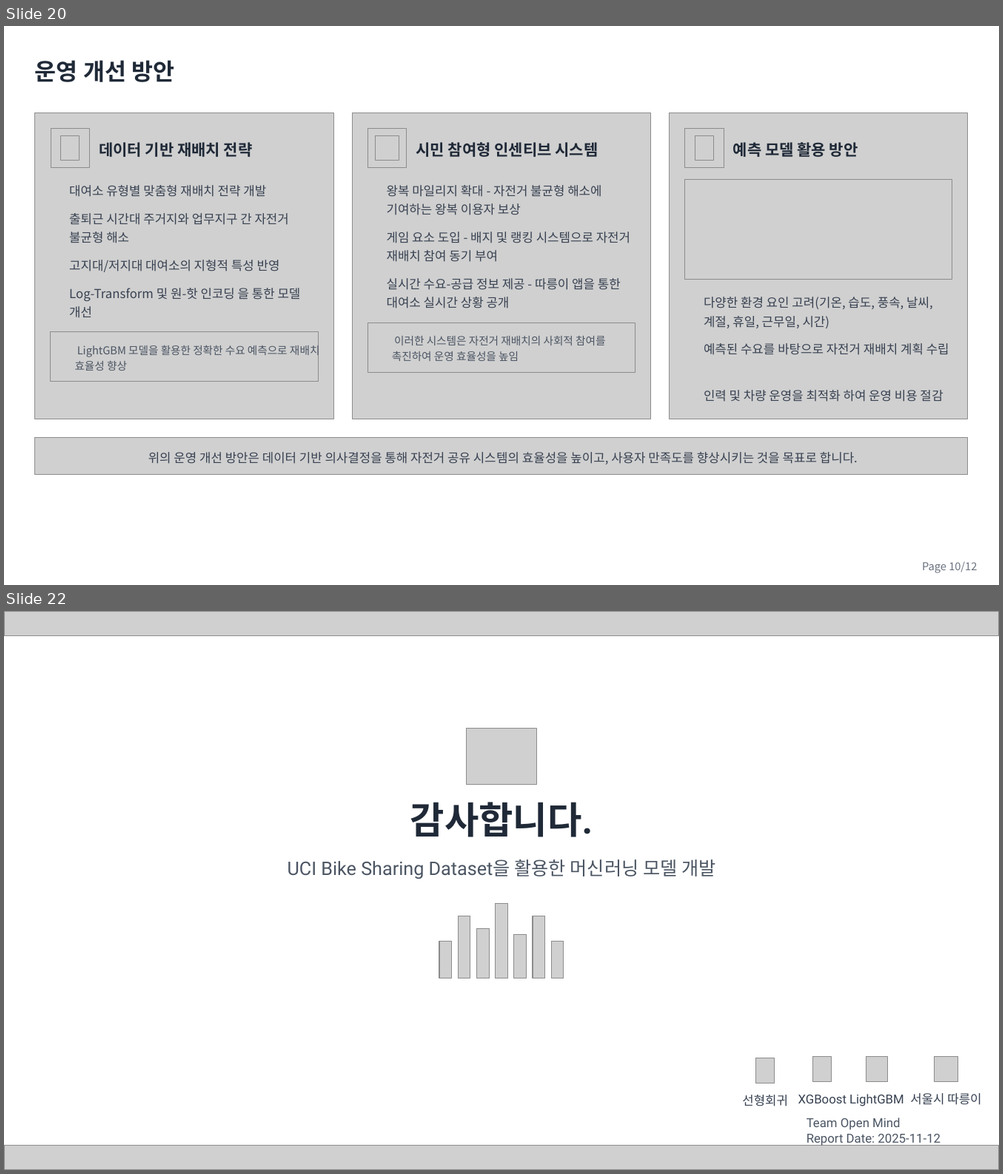
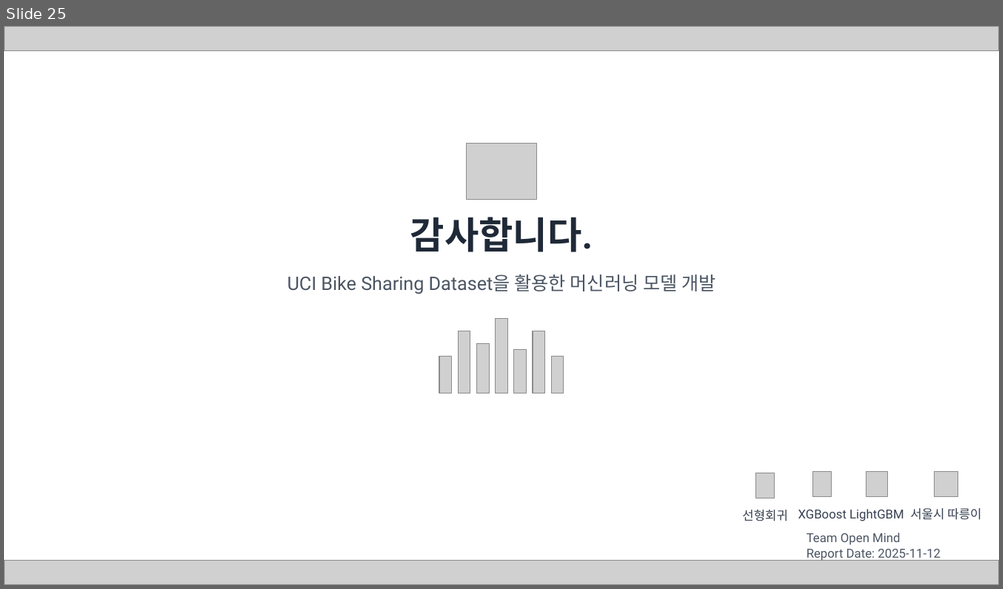
Before and after one commit to cbnu-yhjeon/PROJECT-Bicyle-Demand-Forecasting, a slide deck: docs/자전거 대여 수요 예측 분석 프로젝트(오픈마인드).pptx. Shown one above the other, each under a label of ours: slides 20 and 22 before the commit, slide 25 after it; the slides between them are not shown. The pictures are 1003x1174 and 1003x589 pixels, drawn with LibreOffice and Linux fonts; fonts in the diff are those of the drawing; grey boxes stand for pictures; background and template pictures are left out. Boxes give left, top, right and bottom in pixels: in the first picture for what was removed or moved away, otherwise in the second. Text is boxed around its words. In the diff, an @@ line names an element or a change of style, - is before the commit and + after.

```diff
--- a/docs/자전거 대여 수요 예측 분석 프로젝트(오픈마인드).pptx
+++ b/docs/자전거 대여 수요 예측 분석 프로젝트(오픈마인드).pptx
@@ slide 20 removed at box(4, 26, 999, 585), background picture (left out) @@
@@ text removed at box(35, 60, 174, 82) @@
-운영 개선 방안
@@ picture removed at box(35, 113, 334, 419) @@
@@ picture removed at box(353, 113, 651, 419) @@
@@ picture removed at box(669, 113, 968, 419) @@
@@ picture removed at box(51, 129, 89, 168) @@
@@ picture removed at box(61, 136, 79, 160) @@
@@ picture removed at box(368, 129, 407, 168) @@
@@ picture removed at box(375, 136, 398, 160) @@
@@ picture removed at box(685, 129, 723, 168) @@
@@ picture removed at box(695, 136, 714, 160) @@
@@ text removed at box(99, 142, 253, 157) @@
-데이터 기반 재배치 전략
@@ text removed at box(415, 142, 597, 157) @@
-시민 참여형 인센티브 시스템
@@ text removed at box(733, 142, 858, 157) @@
-예측 모델 활용 방안
@@ picture removed at box(685, 180, 951, 279) @@
@@ text removed at box(69, 185, 266, 197) @@
-대여소 유형별 맞춤형 재배치 전략 개발
@@ text removed at box(387, 185, 601, 215) @@
-왕복 마일리지 확대 - 자전거 불균형 해소에 기여하는 왕복 이용자 보상
@@ text removed at box(69, 213, 289, 244) @@
-출퇴근 시간대 주거지와 업무지구 간 자전거 불균형 해소
@@ text removed at box(387, 232, 630, 262) @@
-게임 요소 도입 - 배지 및 랭킹 시스템으로 자전거 재배치 참여 동기 부여
@@ text removed at box(69, 260, 280, 272) @@
-고지대/저지대 대여소의 지형적 특성 반영
@@ text removed at box(69, 288, 301, 318) @@
-Log-Transform 및 원-핫 인코딩 을 통한 모델 개선
@@ text removed at box(387, 278, 620, 309) @@
-실시간 수요-공급 정보 제공 - 따릉이 앱을 통한 대여소 실시간 상황 공개
@@ text removed at box(703, 297, 933, 329) @@
-다양한 환경 요인 고려(기온, 습도, 풍속, 날씨, 계절, 휴일, 근무일, 시간)
@@ picture removed at box(51, 332, 317, 382) @@
@@ picture removed at box(368, 323, 635, 373) @@
@@ text removed at box(392, 336, 605, 361) @@
-이러한 시스템은 자전거 재배치의 사회적 참여를 촉진하여 운영 효율성을 높임
@@ text removed at box(75, 343, 320, 371) @@
-LightGBM 모델을 활용한 정확한 수요 예측으로 재배치 효율성 향상
@@ text removed at box(703, 343, 949, 355) @@
-예측된 수요를 바탕으로 자전거 재배치 계획 수립
@@ text removed at box(703, 390, 942, 402) @@
-인력 및 차량 운영을 최적화 하여 운영 비용 절감
@@ picture removed at box(35, 438, 968, 475) @@
@@ text removed at box(148, 452, 857, 465) @@
-위의 운영 개선 방안은 데이터 기반 의사결정을 통해 자전거 공유 시스템의 효율성을 높이고, 사용자 만족도를 향상시키는 것을 목표로 합니다.
@@ text removed at box(922, 562, 976, 574) @@
-Page 10/12
@@ what was slide 22 is now slide 25 @@
```
Also in this commit, not shown: 5 slides changed, 7 slides added, 3 other slides removed.
